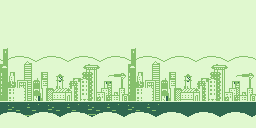
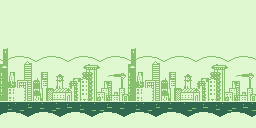
Layers edited between the first and the second 256×128 image:
removed layer "WaterPart2" over (x1=25, y1=114, x2=129, y2=116)
renamed "Water?" to "Water", painted on it over (x1=12, y1=103, x2=256, y2=116)
painted on "City" over (x1=38, y1=77, x2=239, y2=101)
